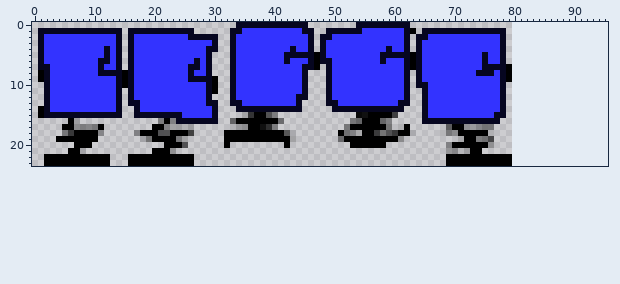
Sprite sheet: prototype/src/sprites/hop_right_16x24_blue.png. Above is the file before it was changed.
The file is 80x24 pixels. Pixels under 10% opacity are left out. Colours within 5 levels of each other are drawn and written as one. The old version is drawn lined up with the new one, on the new canvas.
Now the later version:
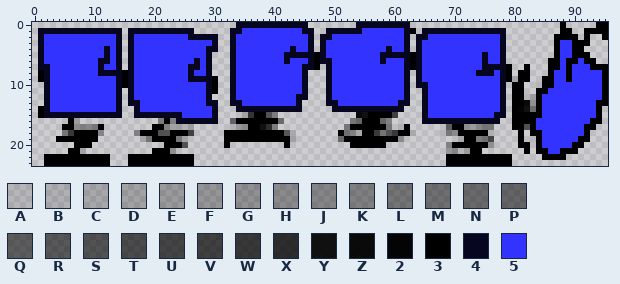
Palette (. is transparent): A #0000001c  B #00000024  C #0000002e  D #00000036  E #00000040  F #00000046  G #0000004c  H #00000053  J #00000059  K #00000061  L #0000006f  M #00000075  N #0000007c  P #00000082  Q #0000008c  R #00000092  S #00000099  T #000000a2  U #000000aa  V #000000b0  W #000000b9  X #000000c7  Y #000000ea  Z #000000f3  2 #000000f9  3 #000000  4 #060620  5 #3333ff
The edit:
canvas 80x24 -> 96x24
y 0: x 88 . -> 3; x 94..95 .. -> 33
y 1: x 88..89 .. -> 33; x 92..95 .... -> 3333
y 2: x 87..90 .... -> 3333; x 92 . -> 3; x 95 . -> 3
y 3: x 87..92 ...... -> 355333
y 4: x 87..91 ..... -> 35533
y 5: x 87..92 ...... -> 355333
y 6: x 86..93 ........ -> 33533533
y 7: x 82 . -> 3; x 86..95 .......... -> 3353555333
y 8: x 81..82 .. -> 33; x 86..95 .......... -> 3553555553
y 9: x 80..82 ... -> B33; x 85..95 ........... -> 33553555553
y 10: x 80..81 .. -> 33; x 84..95 ............ -> A33555555553
y 11: x 80..81 .. -> 33; x 84..95 ............ -> 335555555553
y 12: x 80..95 ................ -> 33AC355555555553
y 13: x 80..95 ................ -> 33ZG355555555533
y 14: x 80..94 ............... -> 32YL35555555553
y 15: x 80..94 ............... -> 333335555555553
y 16: x 80..94 ............... -> 333355555555533
y 17: x 80..93 .............. -> 33R35555555533
y 18: x 81 . -> 3; x 83..92 .......... -> 3355555553
y 19: x 81 . -> 3; x 83..92 .......... -> A355555533
y 20: x 81..82 .. -> 33; x 84..91 ........ -> 35555533
y 21: x 82 . -> 3; x 84..90 ....... -> 3355333
y 22: x 85..88 .... -> 3333
Changed places in both pictures, as pixel boxes (x1, y1, x2, y2):
added: (512, 22, 608, 160)
